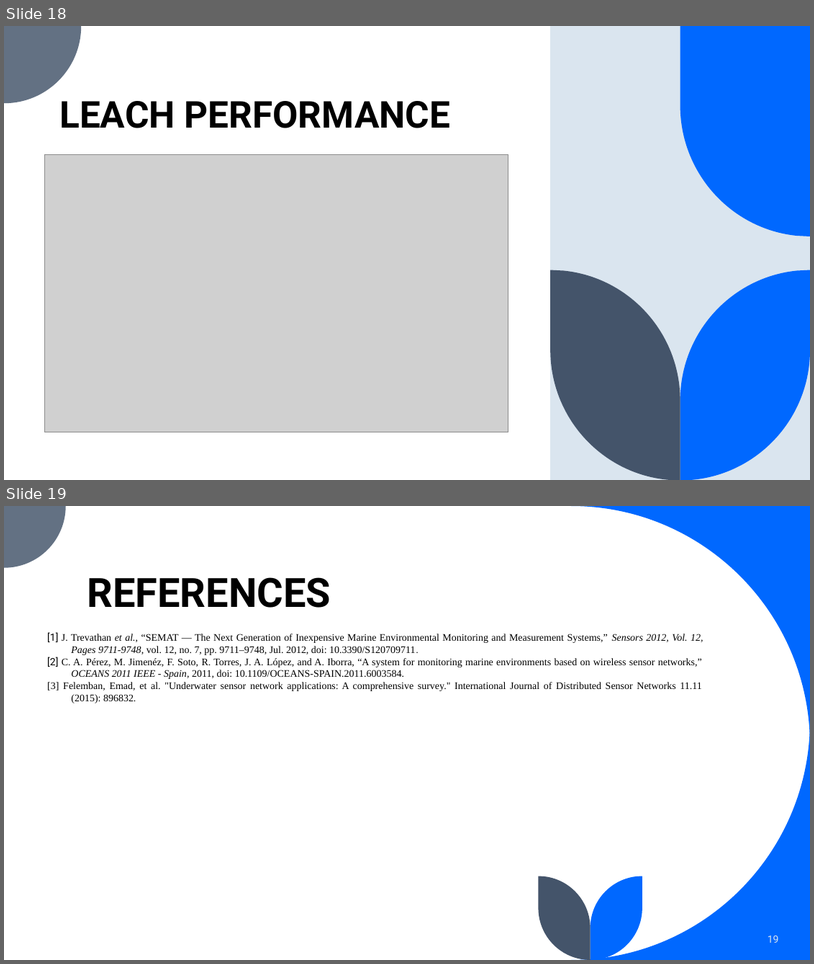
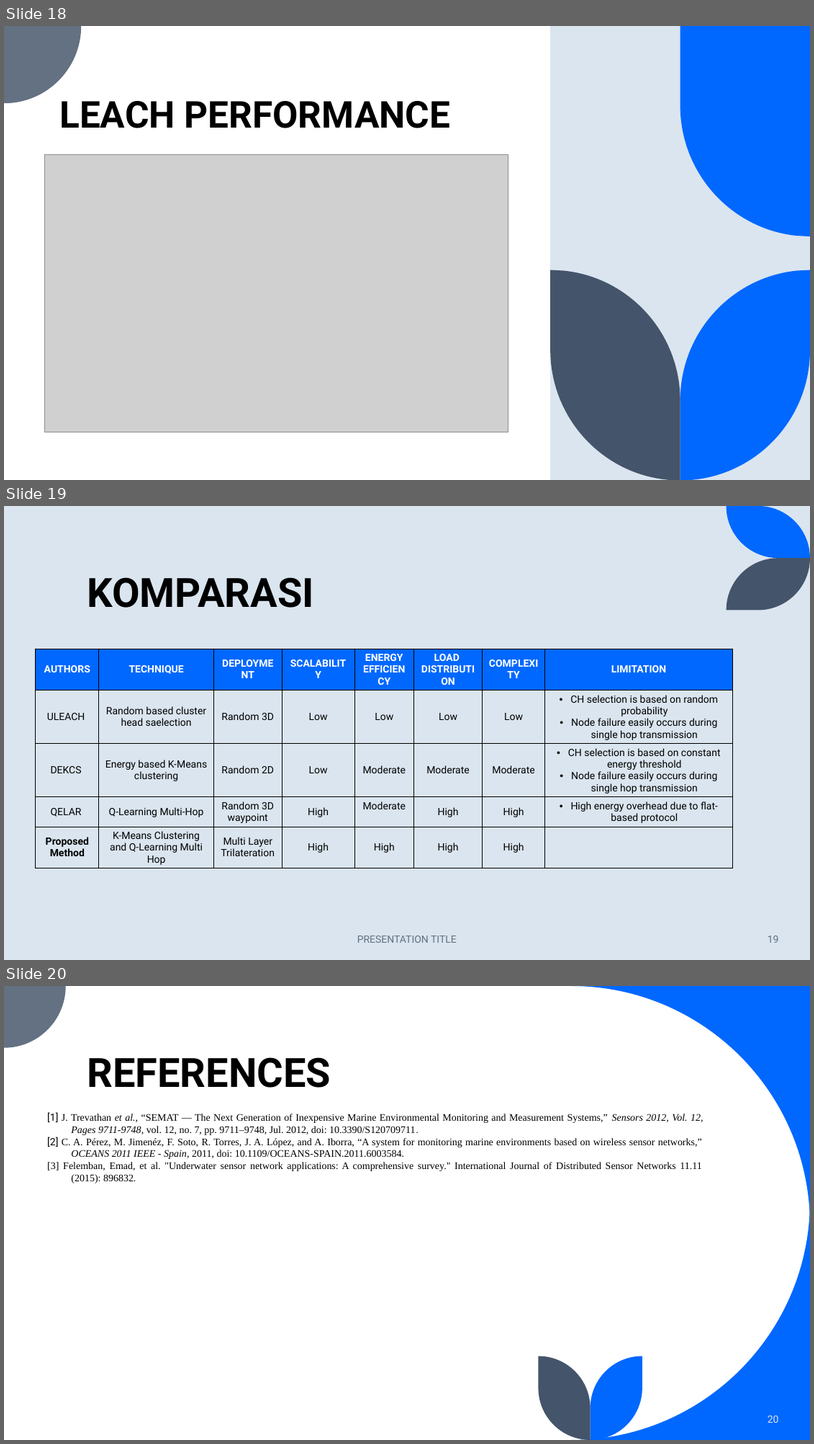
Before and after one commit to BiggusMaximus/Multi-Hop-Q-Learning-LEACH, a slide deck: bimbingan/Bimbingan 2.pptx. Shown one above the other, each under a label of ours: slides 18 and 19 before the commit, slides 18, 19 and 20 after it. The pictures are 814x964 and 814x1444 pixels, drawn with LibreOffice and Linux fonts; fonts in the diff are those of the drawing; grey boxes stand for pictures. Boxes give left, top, right and bottom in pixels: in the first picture for what was removed or moved away, otherwise in the second. Text is boxed around its words. In the diff, an @@ line names an element or a change of style, - is before the commit and + after.

```diff
--- a/bimbingan/Bimbingan 2.pptx
+++ b/bimbingan/Bimbingan 2.pptx
@@ slide 19 added at bbox=[4, 506, 810, 960], background #DAE5EF @@
@@ freeform shape added at bbox=[727, 506, 810, 558], fill #0068FF @@
@@ freeform shape added at bbox=[727, 558, 810, 610], fill #44546A @@
@@ title added at bbox=[88, 577, 314, 608], 48 pt, text #000000, bold @@
+KOMPARASI
@@ table added at bbox=[36, 649, 733, 872], 5 rows, 8 columns @@
+AUTHORS | TECHNIQUE | DEPLOYMENT | SCALABILITY | ENERGY / EFFICIENCY | LOAD / DISTRIBUTION | COMPLEXITY | LIMITATION
+ULEACH | Random based cluster head saelection | Random 3D | Low | Low | Low | Low | CH selection is based on random probability / Node failure easily occurs during single hop transmission
+DEKCS | Energy based K-Means clustering | Random 2D | Low | Moderate | Moderate | Moderate | CH selection is based on constant energy threshold / Node failure easily occurs during single hop transmission
+QELAR | Q-Learning Multi-Hop | Random 3D waypoint | High | Moderate | High | High | High energy overhead due to flat-based protocol
+Proposed Method | K-Means Clustering and Q-Learning Multi Hop | Multi Layer Trilateration | High | High | High | High | 
@@ text added at bbox=[358, 935, 457, 942], 12 pt, text #637183 @@
+PRESENTATION TITLE
@@ page number added at bbox=[768, 935, 779, 942], 12 pt, text #637183 @@
+19
@@ what was slide 19 is now slide 20 @@
@@ page number at bbox=[768, 1415, 779, 1422]: text changed @@
-19
+20
```
Also in this commit, not shown: 4 slides changed, 1 other file.
